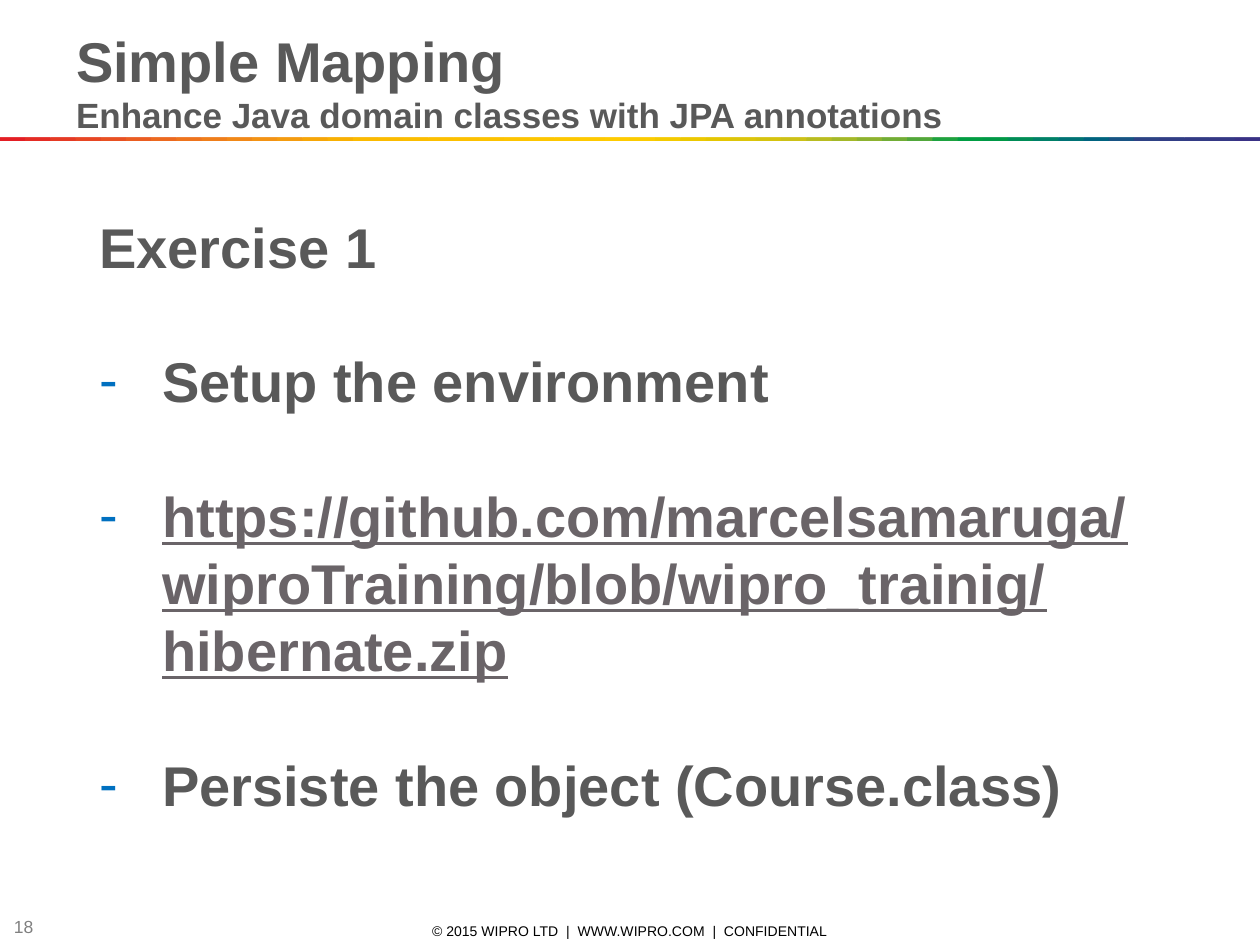
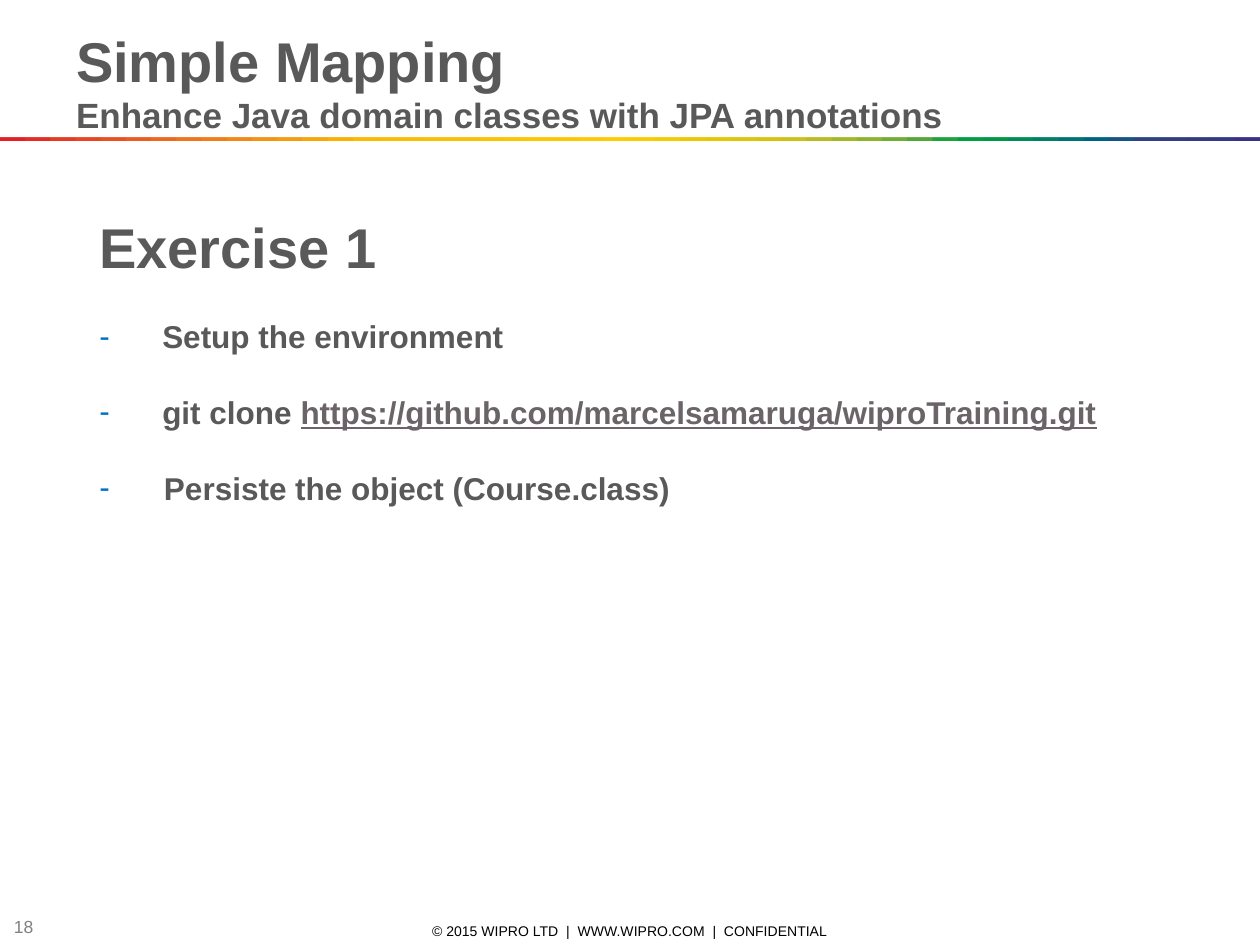
Before and after one commit to marcelsamaruga/wiproTraining, a slide deck: slide 18 of Java Persistence API and Hibernate.pptx. Drawn at 1260x945 pixels with LibreOffice and Linux fonts; fonts in the diff are those of the drawing. Boxes give left, top, right and bottom in pixels: in the first picture for what was removed or moved away, otherwise in the second. Text is boxed around its words. In the diff, an @@ line names an element or a change of style, - is before the commit and + after.

Commit message:
PPT updated

```diff
--- a/Java Persistence API and Hibernate.pptx
+++ b/Java Persistence API and Hibernate.pptx
@@ text at <box>162,325,670,506</box>: size 32 to 18 pt in "Setup the environment", "Persiste the object (Course.class)" @@
@@ text at <box>162,401,1096,430</box>: text changed; size 32 to 18 pt @@
-– https://github.com/marcelsamaruga/wiproTraining/blob/wipro_trainig/hibernate.zip
+– git clone https://github.com/marcelsamaruga/wiproTraining.git
```
